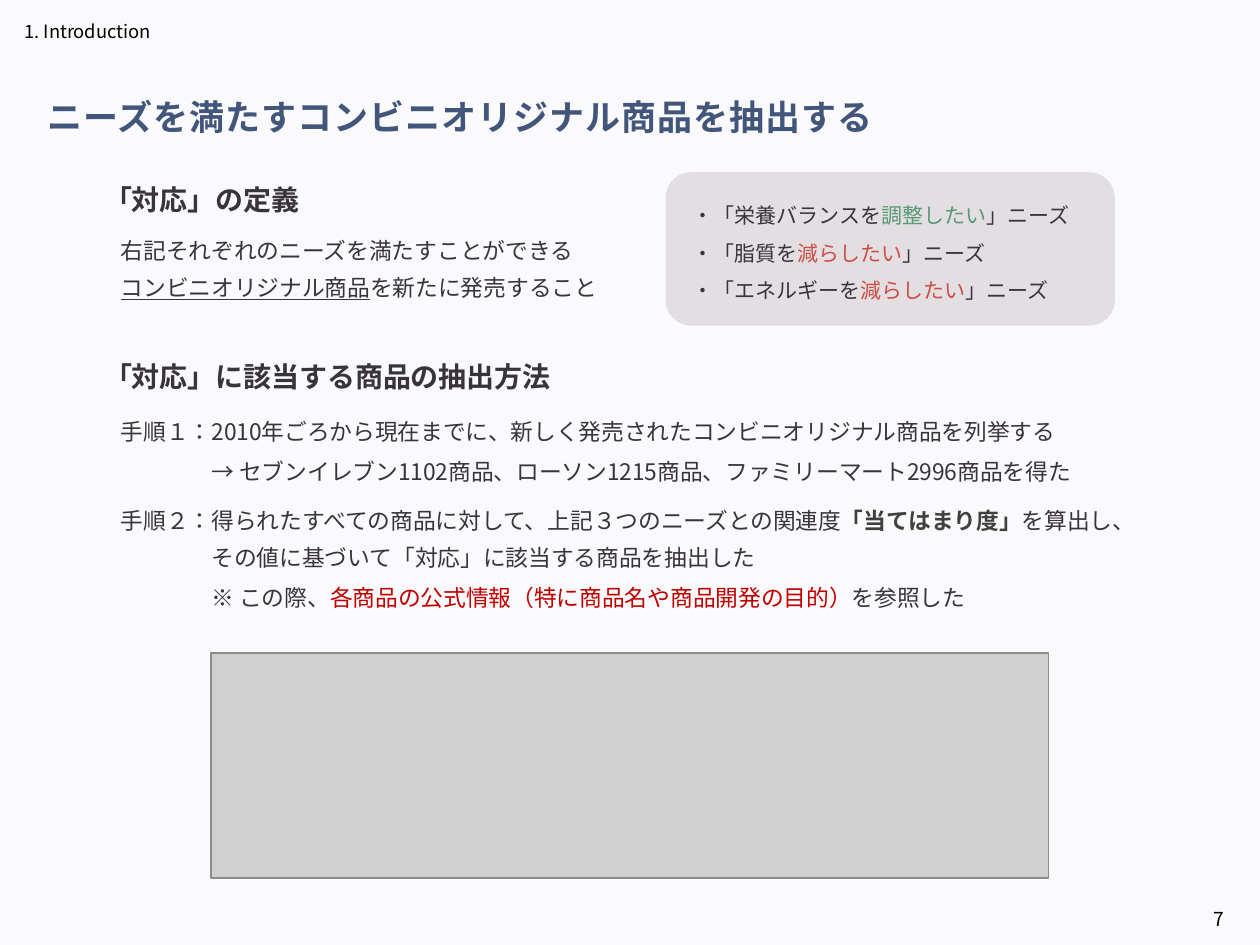
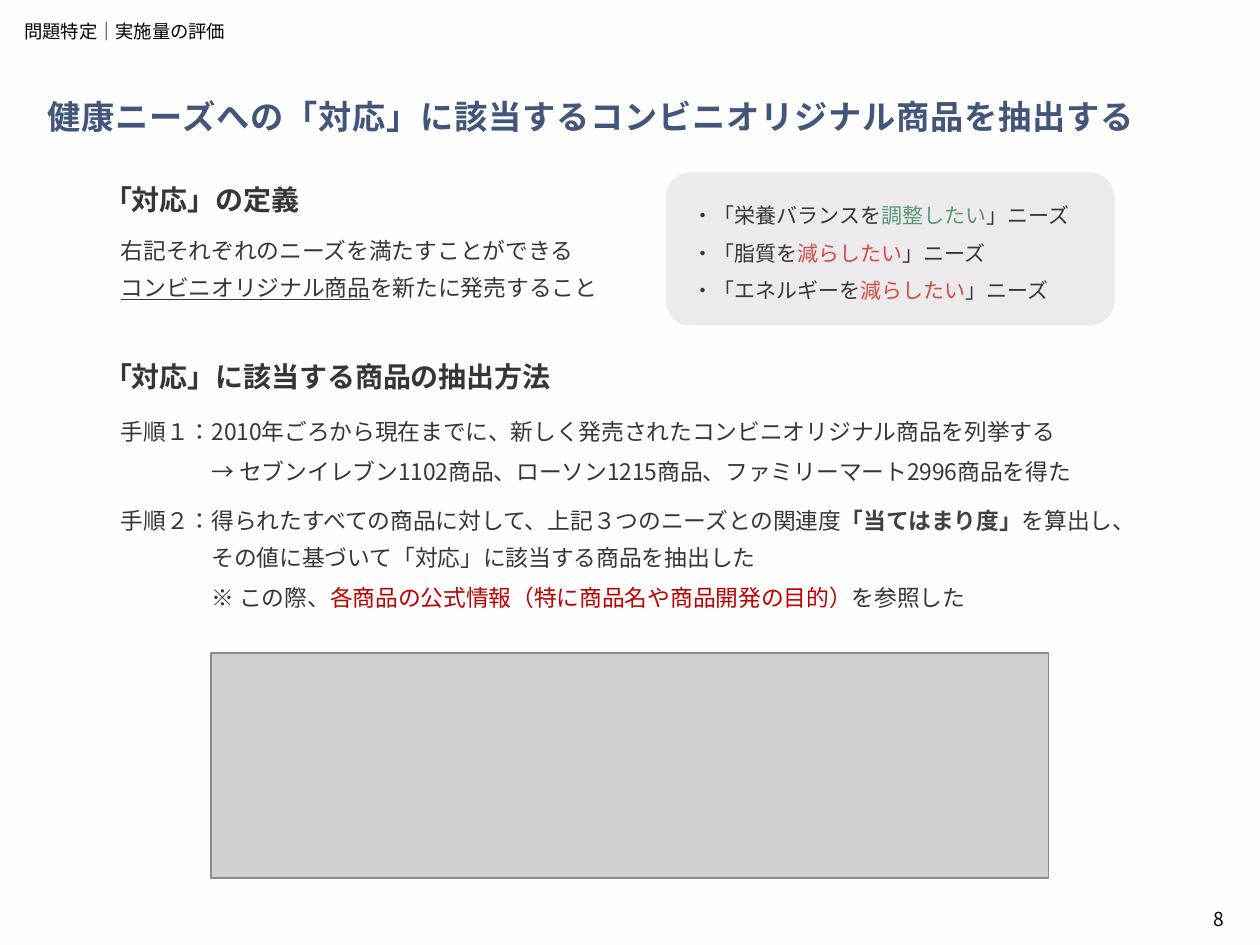
Before and after one commit to aoiseki0415/Accenture_CEO, a slide deck: slide 8 of 提出物一覧/アクセンチュア_中間発表.pptx (slide 7 before the commit). Drawn at 1260x945 pixels with LibreOffice and Linux fonts; fonts in the diff are those of the drawing; grey boxes stand for pictures. Boxes give left, top, right and bottom in pixels: in the first picture for what was removed or moved away, otherwise in the second. Text is boxed around its words. In the diff, an @@ line names an element or a change of style, - is before the commit and + after.

```diff
--- a/提出物一覧/アクセンチュア_中間発表.pptx
+++ b/提出物一覧/アクセンチュア_中間発表.pptx
@@ background #E7E6F4 at 19% opacity to #F5EDE9 at 4% opacity @@
@@ text removed at bbox=[24, 23, 151, 39] @@
-1. Introduction
@@ text added at bbox=[24, 22, 225, 40], 10.5 pt, text #000000 @@
+問題特定｜実施量の評価
@@ text at bbox=[48, 100, 1134, 132]: text changed; size 20 to 19 pt @@
-ニーズを満たすコンビニオリジナル商品を抽出する
+健康ニーズへの「対応」に該当するコンビニオリジナル商品を抽出する
@@ page number at bbox=[1213, 911, 1224, 927]: text changed @@
-7
+8
```
Also in this commit, not shown: 15 other slides changed, 7 slides added, 3 slides removed.
